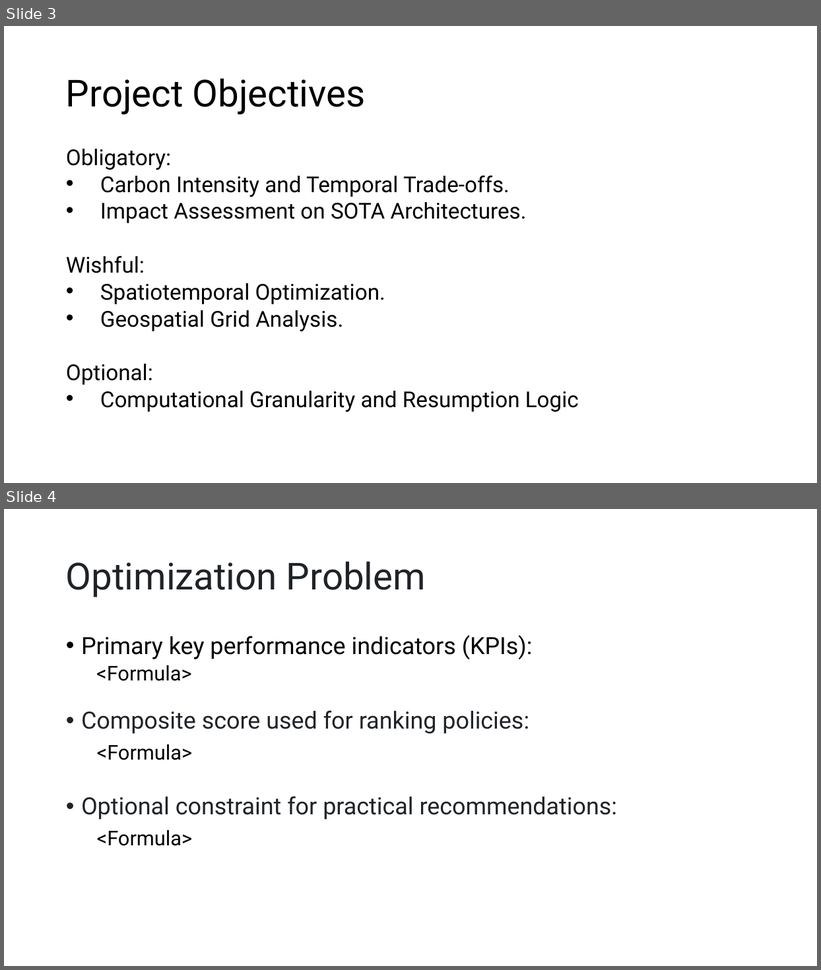
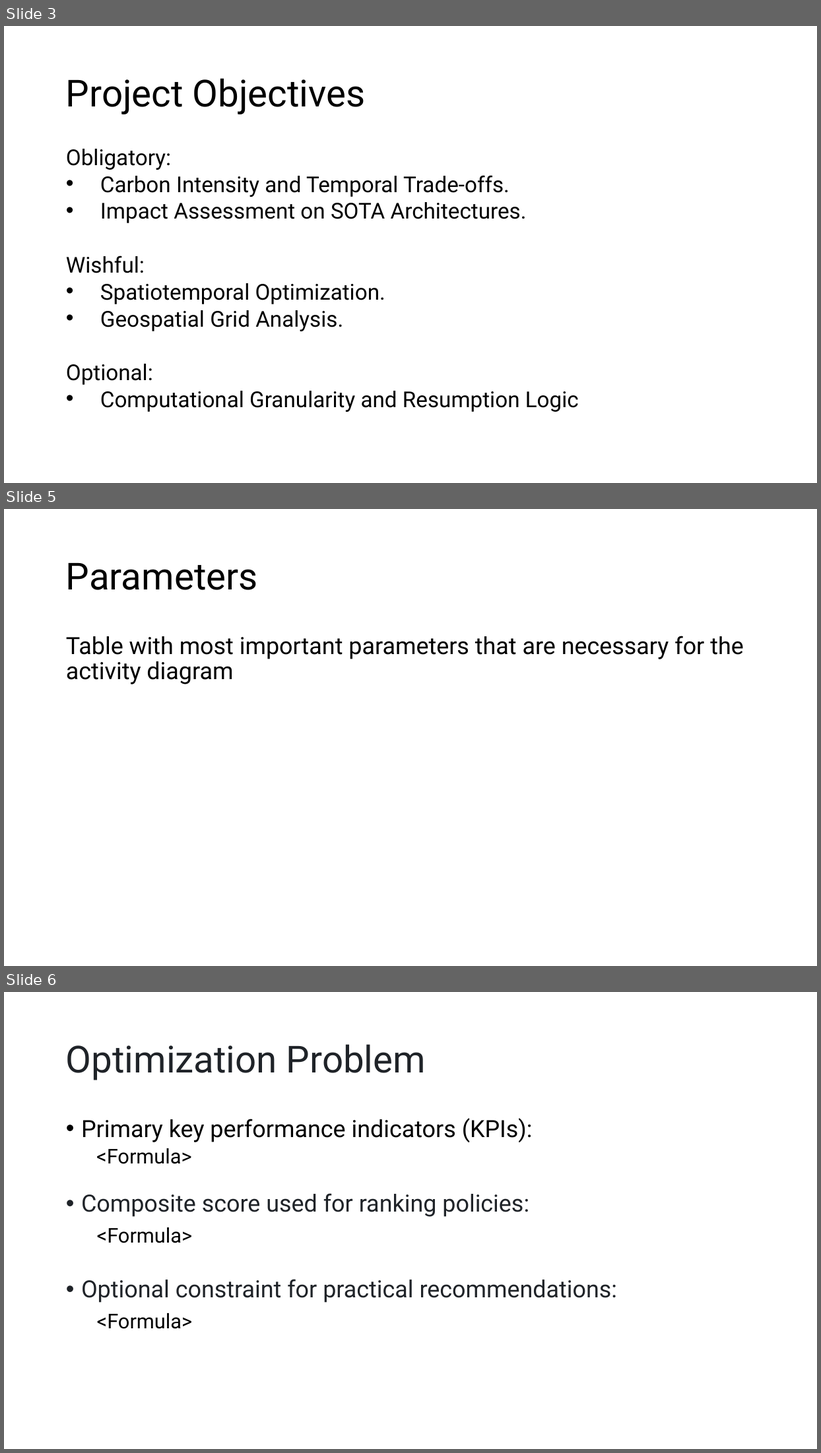
Before and after one commit to 404Simon/TheGreenEpoch, a slide deck: presentation/DraftSAMv1.pptx. Shown one above the other, each under a label of ours: slides 3 and 4 before the commit, slides 3, 5 and 6 after it; the slides between them are not shown. The pictures are 821x970 and 821x1453 pixels, drawn with LibreOffice and Linux fonts; fonts in the diff are those of the drawing. Boxes give left, top, right and bottom in pixels: in the first picture for what was removed or moved away, otherwise in the second. Text is boxed around its words. In the diff, an @@ line names an element or a change of style, - is before the commit and + after.

```diff
--- a/presentation/DraftSAMv1.pptx
+++ b/presentation/DraftSAMv1.pptx
@@ slide 5 added at (4, 509, 817, 966), background #FFFFFF @@
@@ title added at (66, 563, 258, 590), 44 pt, text #000000 @@
+Parameters
@@ text added at (66, 636, 744, 685), 28 pt, text #000000 @@
+Table with most important parameters that are necessary for the activity diagram
@@ what was slide 4 is now slide 6 @@
```
Also in this commit, not shown: 3 slides changed, 4 other slides added.
